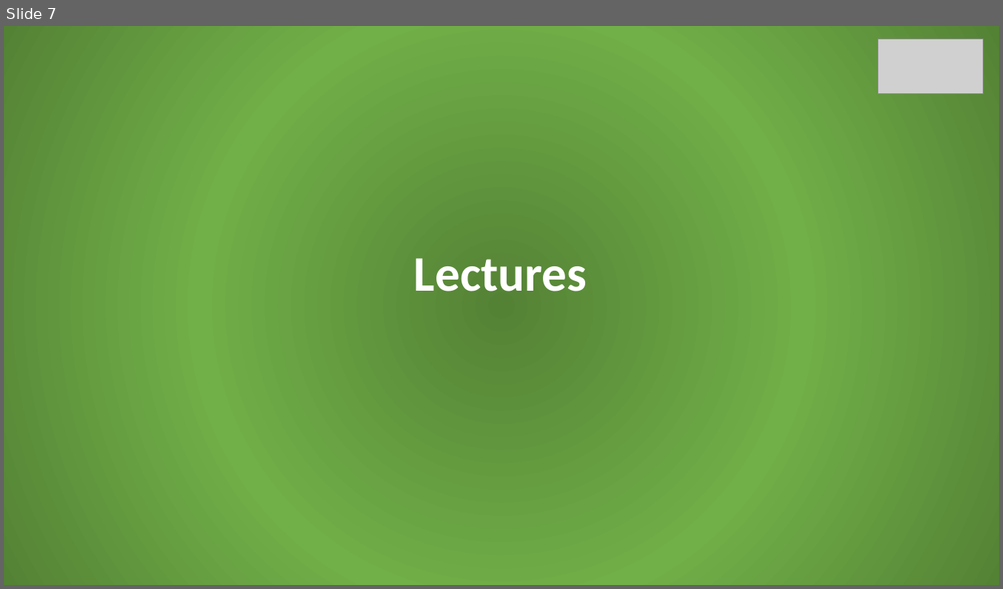
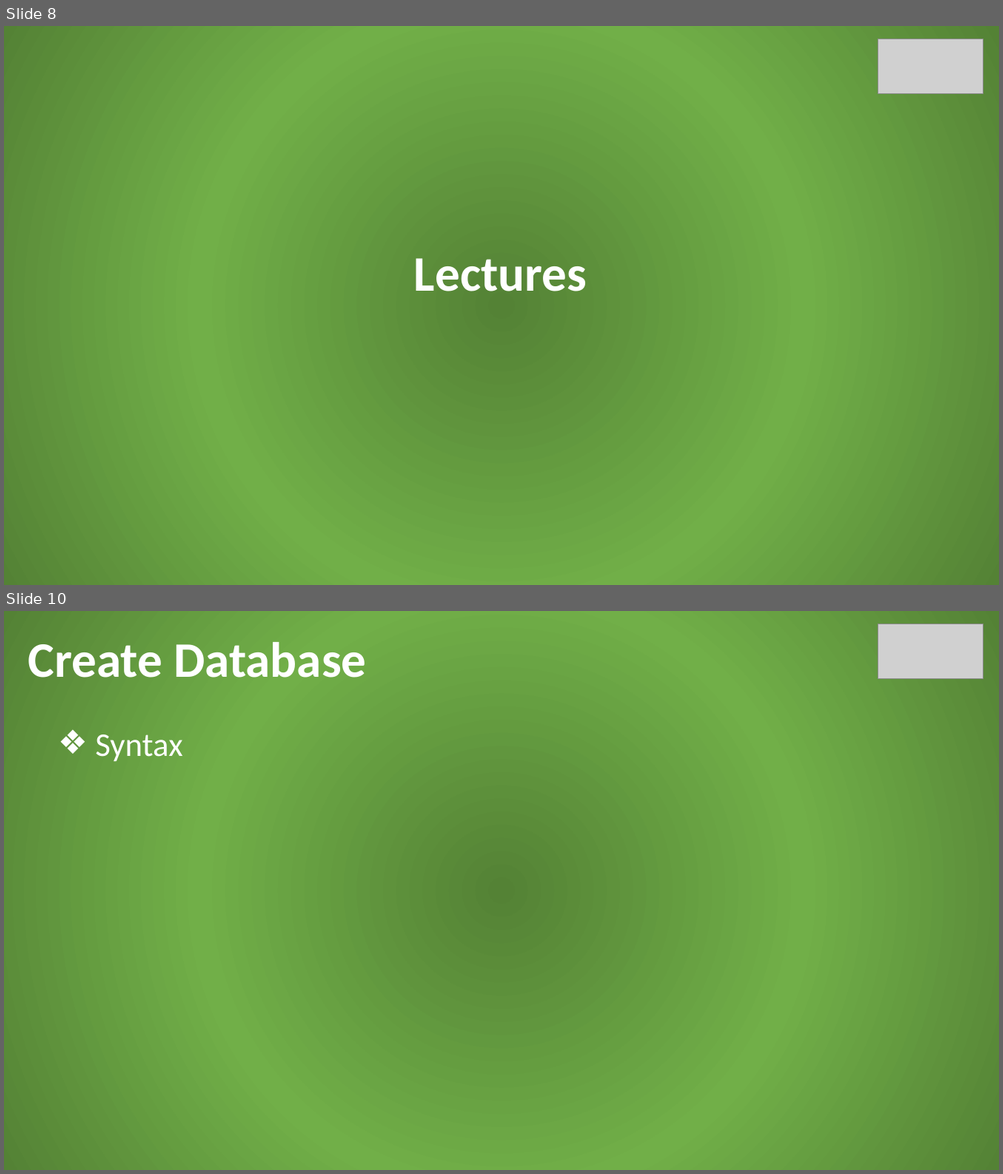
Before and after one commit to jonasalberttan/mysql-in-action, a slide deck: files/mysql-in-action-presentation.pptx. Shown one above the other, each under a label of ours: slide 7 before the commit, slides 8 and 10 after it; the slides between them are not shown. The pictures are 1003x589 and 1003x1174 pixels, drawn with LibreOffice and Linux fonts; fonts in the diff are those of the drawing; grey boxes stand for pictures. Boxes give left, top, right and bottom in pixels: in the first picture for what was removed or moved away, otherwise in the second. Text is boxed around its words. In the diff, an @@ line names an element or a change of style, - is before the commit and + after.

```diff
--- a/files/mysql-in-action-presentation.pptx
+++ b/files/mysql-in-action-presentation.pptx
@@ slide 10 added at [4, 611, 999, 1170], background gradient #548235 to #71AF48 @@
@@ picture added at [878, 624, 984, 679] @@
@@ text added at [28, 642, 366, 678], 48 pt, text #FFFFFF, bold @@
+Create Database
@@ text added at [95, 735, 182, 761], 32 pt, text #FFFFFF @@
+❖ Syntax
@@ what was slide 7 is now slide 8 @@
```
Also in this commit, not shown: 4 slides changed, 1 other slide added.
